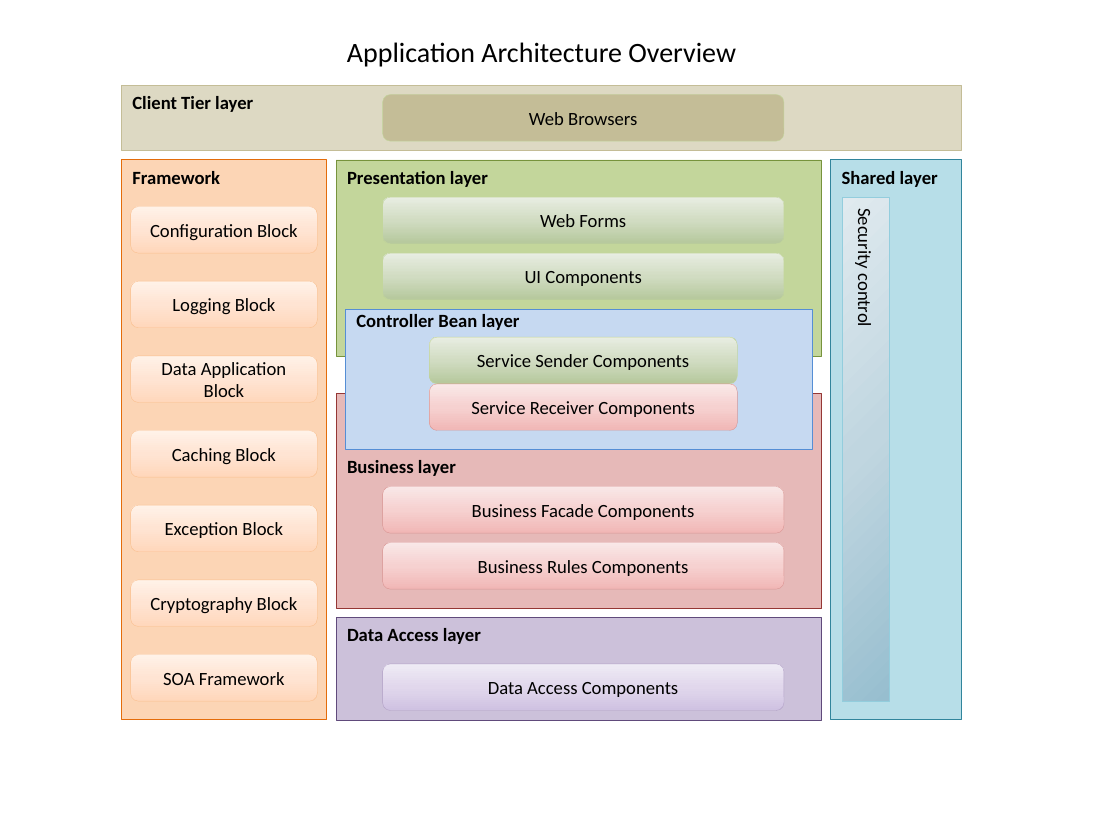
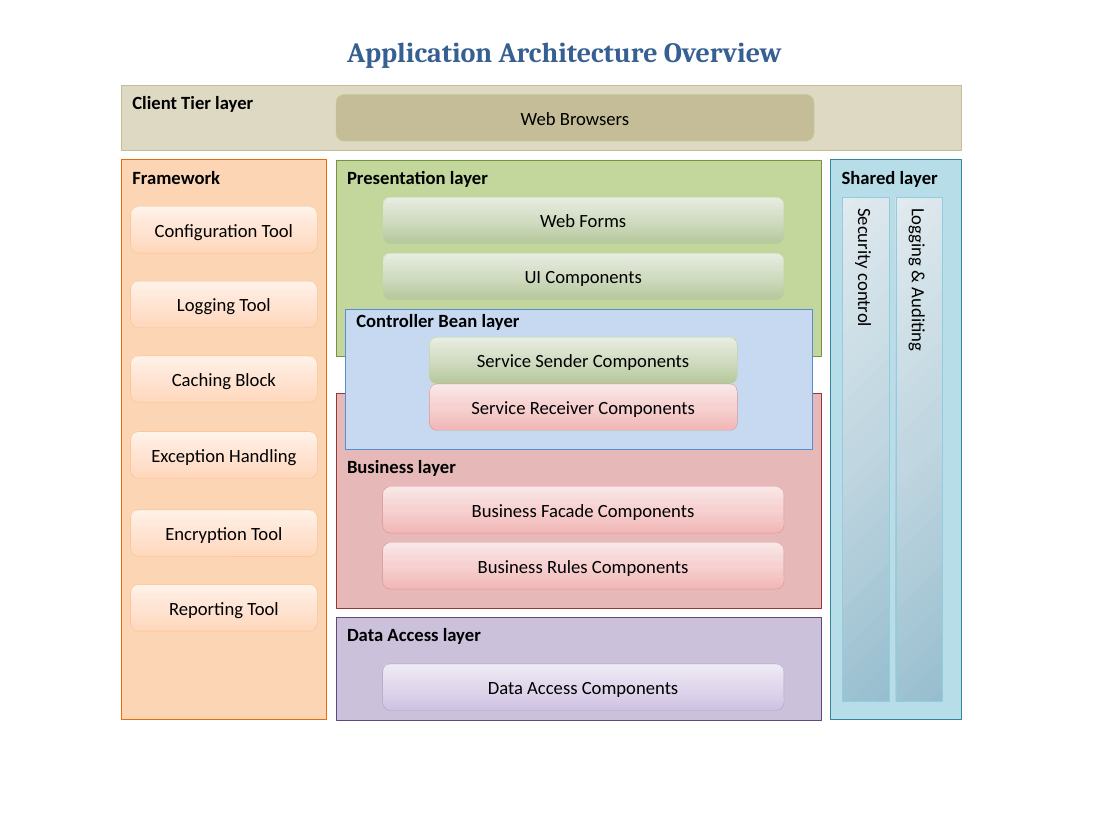
Before and after one commit to imireasa/mtech-se18-t08s, a slide deck: slide 3 of docs/W-9 Working Document/W-9.1 Team Members/W-9.1.5 Dio/2. Phase 2/VMS High level architecture.pptx. Drawn at 1120x840 pixels with LibreOffice and Linux fonts; fonts in the diff are those of the drawing. Boxes give left, top, right and bottom in pixels: in the first picture for what was removed or moved away, otherwise in the second. Text is boxed around its words. In the diff, an @@ line names an element or a change of style, - is before the commit and + after.

```diff
--- a/docs/W-9 Working Document/W-9.1 Team Members/W-9.1.5 Dio/2. Phase 2/VMS High level architecture.pptx
+++ b/docs/W-9 Working Document/W-9.1 Team Members/W-9.1.5 Dio/2. Phase 2/VMS High level architecture.pptx
@@ text "Application Architecture Overview" at (347,42,782,68): font Calibri to Cambria, text colour #000000 to #376092, bold on @@
@@ rounded rectangle "Web Browsers": place and size @@
-rounded rectangle "Web Browsers" at (383,94,784,141)
+rounded rectangle "Web Browsers" at (336,94,814,141)
@@ rectangle added at (896,197,943,701), fill gradient #98BFCF to #C1D6E0 to #E1EBEF, outline #93CDDD 0.25 pt, 12 pt, text #000000 @@
+Logging & Auditing
@@ text in rounded rectangle at (155,224,293,240): text changed @@
-Configuration Block
+Configuration Tool
@@ text in rounded rectangle at (177,298,270,315): text changed @@
-Logging Block
+Logging Tool
@@ text in rounded rectangle at (172,373,276,390): text changed @@
-Data Application Block
+Caching Block
@@ rounded rectangle "Exception Handling": place and size @@
-rounded rectangle "Exception Handling" at (131,505,318,552)
+rounded rectangle "Exception Handling" at (131,431,318,478)
@@ rounded rectangle removed at (131,430,318,477) @@
-Caching Block
@@ text in rounded rectangle at (151,449,296,466): text changed @@
-Exception Block
+Exception Handling
@@ rounded rectangle "Encryption Tool": place and size @@
-rounded rectangle "Encryption Tool" at (131,654,318,701)
+rounded rectangle "Encryption Tool" at (131,510,318,557)
@@ text in rounded rectangle at (165,527,282,543): text changed @@
-SOA Framework
+Encryption Tool
@@ rounded rectangle removed at (131,580,318,627) @@
-Cryptography Block
@@ rounded rectangle added at (131,585,318,632), fill gradient #FFD8BC to #FFE5D5 to #FFF2EA, outline #FAC090 0.25 pt, 12 pt, text #000000 @@
+Reporting Tool
```
Also in this commit, not shown: 3 other slides changed.
